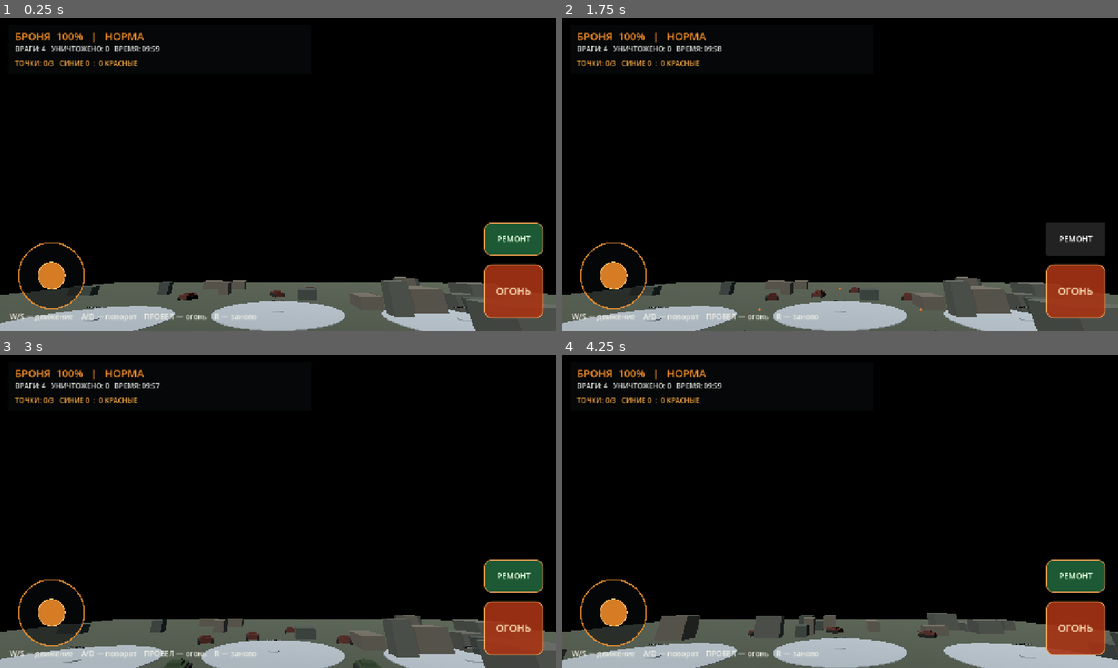
Above: before the commit, frames 1-4 (two rows, left to right).
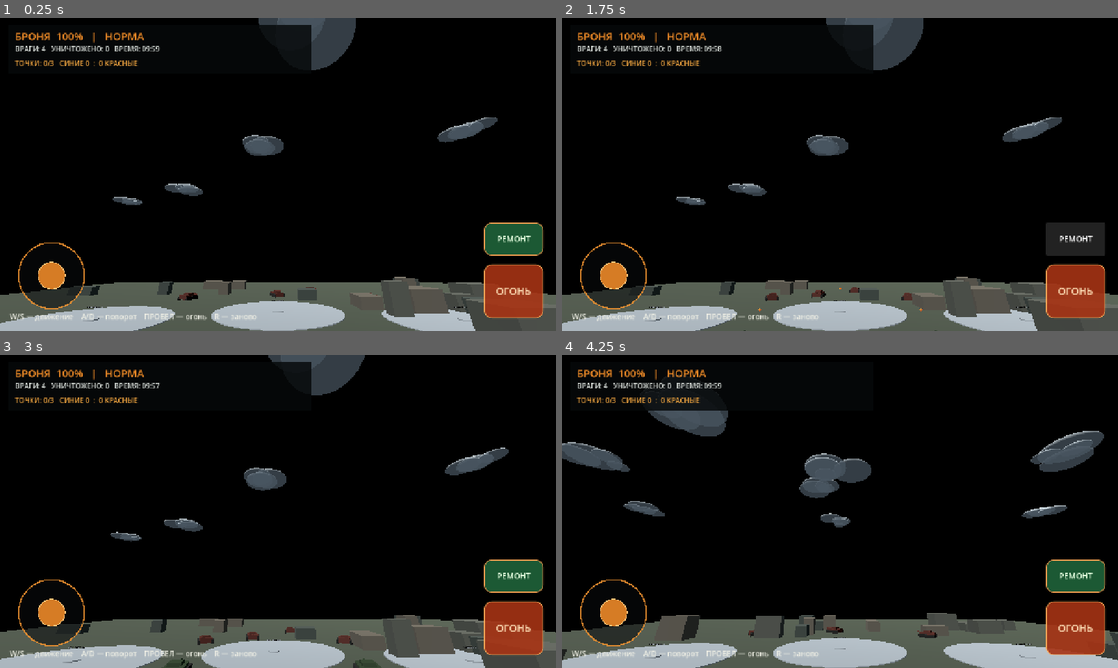
Above: after the commit, the same moments.

Repository: p87010834-ai/WAR-BATTLE-MOBILE
Game: Godot game, scene res://scenes/main.tscn
Same seed, same stepped clock (60 frames per second), same inputs: the game is played once before the commit and once after it.
Inputs (mouse positions are in pixels of both pictures, inside the frame that each line leads up to):
- Up to frame 1 (0.25 s): no input
- Up to frame 2 (1.75 s): click "ОГОНЬ" at 0.5 s; click "РЕМОНТ" at 1.25 s
- Up to frame 3 (3 s): tap Enter at 2 s; drag from (50, 611) to (333, 442) at 2.02 s; drag from (166, 527) to (250, 574) at 2.77 s
- Up to frame 4 (4.25 s): move the mouse to (895, 442) at 3.52 s; hold L (air_roll_right) from 3.53 s (still down); tap R at 3.6 s

The runs differ from the first frame. In frame 1, 2.4% of the frame differs, in the area x 20-90%, y 0-60%; in frame 2, 2.5%; in frame 3, 2.3%; in frame 4, 4.3%, in the area x 0-98%, y 6-56%.

Commit message:
Connect profile loading and dynamic cloud weather foundation

Diff:
--- a/godot/scripts/main.gd
+++ b/godot/scripts/main.gd
@@ -1,6 +1,8 @@
 extends Node3D
 
 var player: WbmTank
+var profile := WbmPlayerProfile.new()
+var weather_manager: WbmWeatherManager
 var allies: Array[WbmTank] = []
 var enemies: Array[WbmTank] = []
 var capture_points: Array[WbmCapturePoint] = []
@@ -20,6 +22,10 @@
 
 func _ready() -> void:
 	_build_world()
+	profile.load_profile()
+	weather_manager = WbmWeatherManager.new()
+	weather_manager.name = "WeatherManager"
+	add_child(weather_manager)
 	_build_hud()
 	_build_capture_points()
 	_spawn_match()
